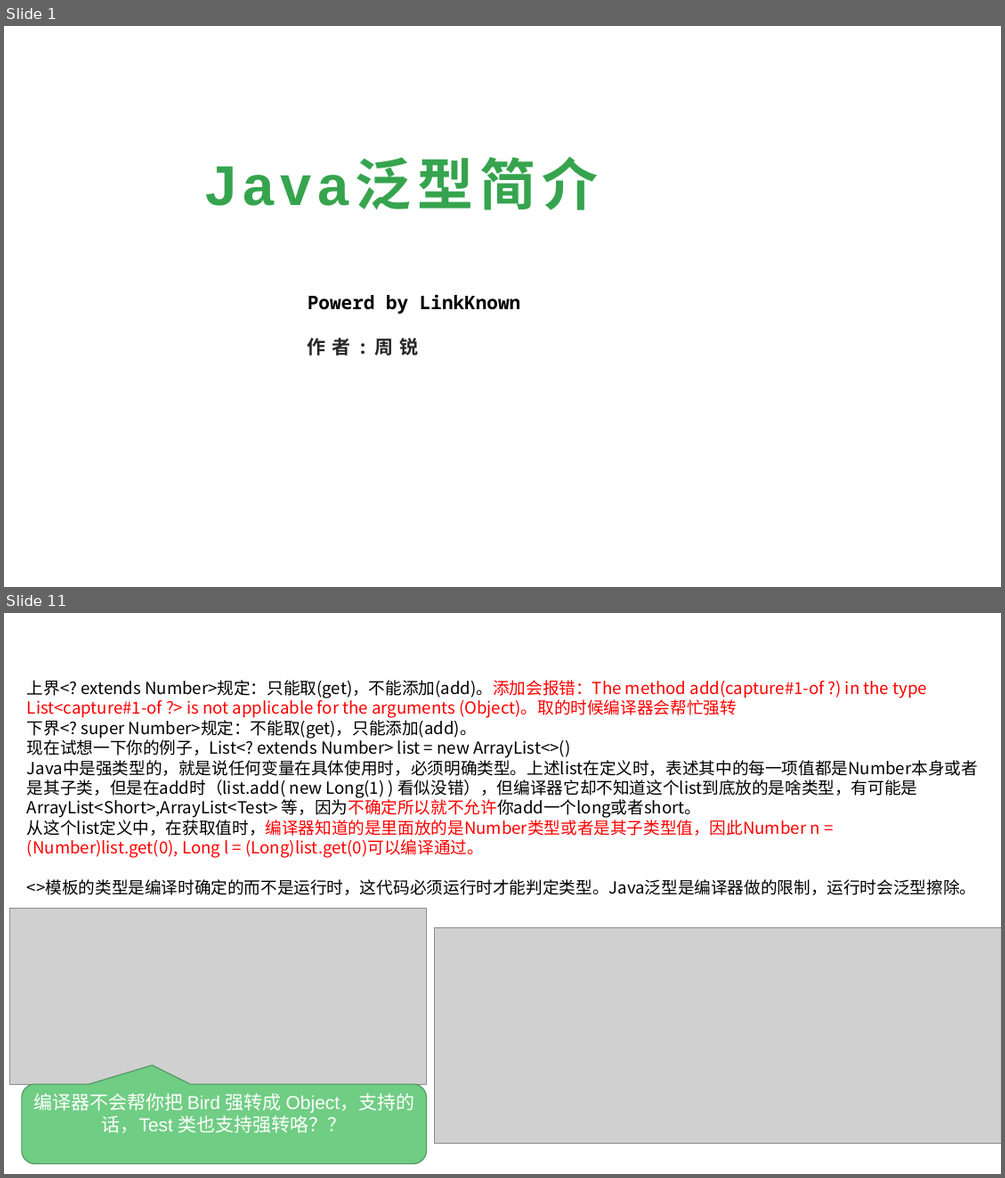
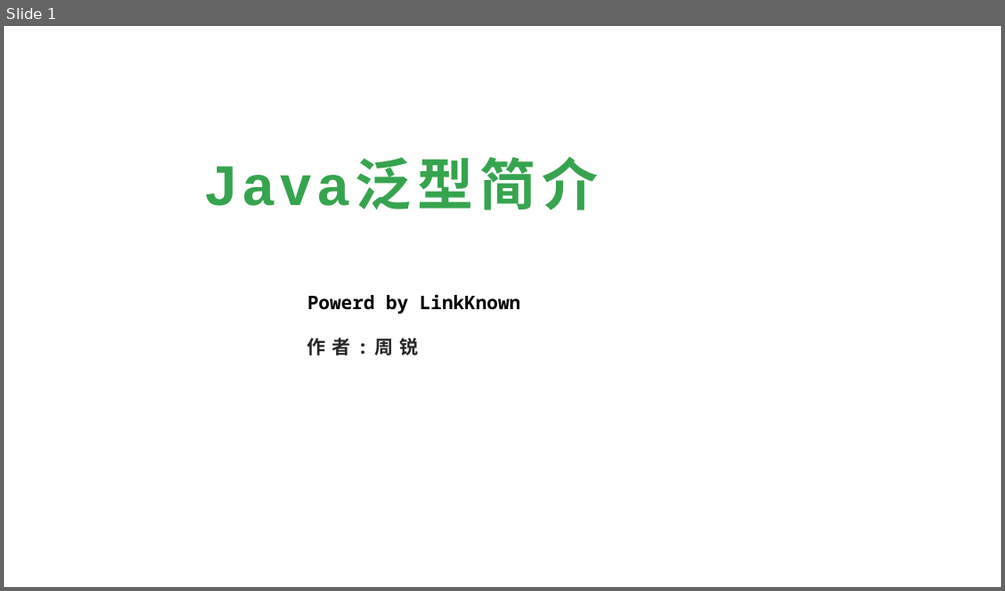
Before and after one commit to linkknown/PPT, a slide deck: 基础PPT/第11章：Java泛型简介.pptx. Shown one above the other, each under a label of ours: slides 1 and 11 before the commit, slide 1 after it; the slides between them are not shown. The pictures are 1005x1178 and 1005x591 pixels, drawn with LibreOffice and Linux fonts; fonts in the diff are those of the drawing; grey boxes stand for pictures; background and template pictures are left out. Boxes give left, top, right and bottom in pixels: in the first picture for what was removed or moved away, otherwise in the second. Text is boxed around its words. In the diff, an @@ line names an element or a change of style, - is before the commit and + after.

```diff
--- a/基础PPT/第11章：Java泛型简介.pptx
+++ b/基础PPT/第11章：Java泛型简介.pptx
@@ slide 11 removed at box(4, 613, 1001, 1174), background picture (left out) @@
@@ text removed at box(27, 680, 978, 895) @@
-上界<? extends Number>规定：只能取(get)，不能添加(add)。添加会报错：The method add(capture#1-of ?) in the type List<capture#1-of ?> is not applicable for the arguments (Object)。取的时候编译器会帮忙强转
-下界<? super Number>规定：不能取(get)，只能添加(add)。
-现在试想一下你的例子，List<? extends Number> list = new ArrayList<>()
-Java中是强类型的，就是说任何变量在具体使用时，必须明确类型。上述list在定义时，表述其中的每一项值都是Number本身或者是其子类，但是在add时（list.add( new Long(1) ) 看似没错），但编译器它却不知道这个list到底放的是啥类型，有可能是ArrayList<Short>,ArrayList<Test> 等，因为不确定所以就不允许你add一个long或者short。
-从这个list定义中，在获取值时，编译器知道的是里面放的是Number类型或者是其子类型值，因此Number n = (Number)list.get(0), Long l = (Long)list.get(0)可以编译通过。
-<>模板的类型是编译时确定的而不是运行时，这代码必须运行时才能判定类型。Java泛型是编译器做的限制，运行时会泛型擦除。
@@ picture removed at box(9, 908, 427, 1084) @@
@@ picture removed at box(435, 927, 1001, 1143) @@
@@ rounded speech box removed at box(22, 1084, 427, 1164) @@
-编译器不会帮你把 Bird 强转成 Object，支持的话，Test 类也支持强转咯？？
```
Also in this commit, not shown: 8 slides changed, 2 slides added, 10 other slides removed, 1 other file.
